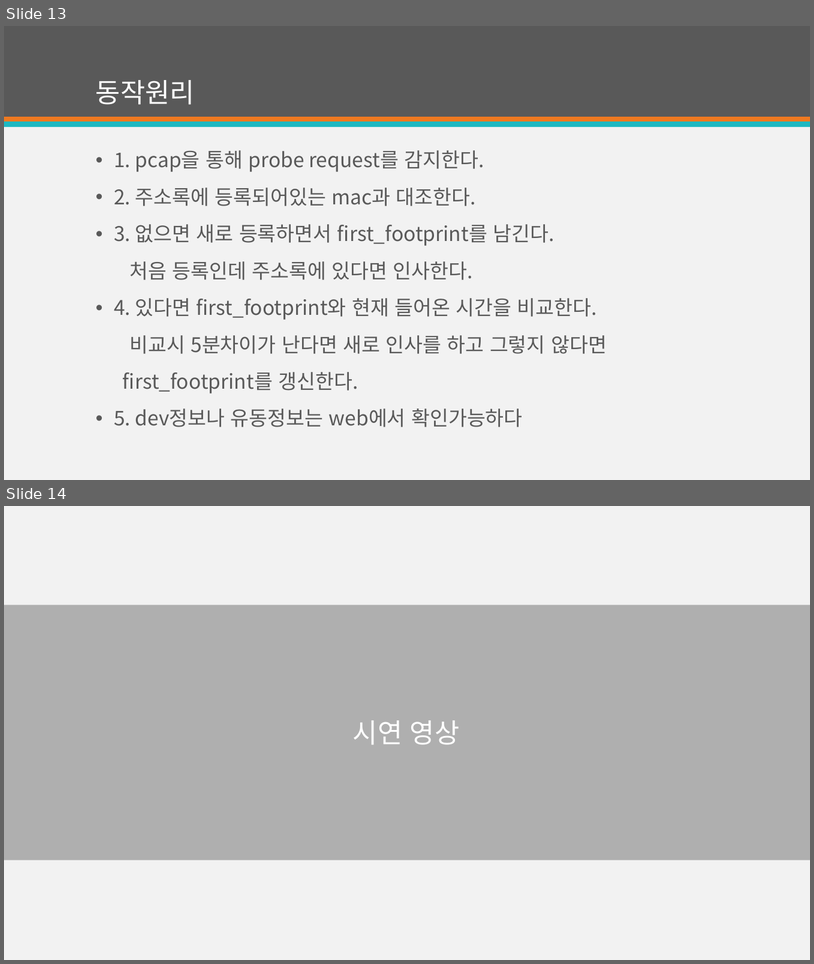
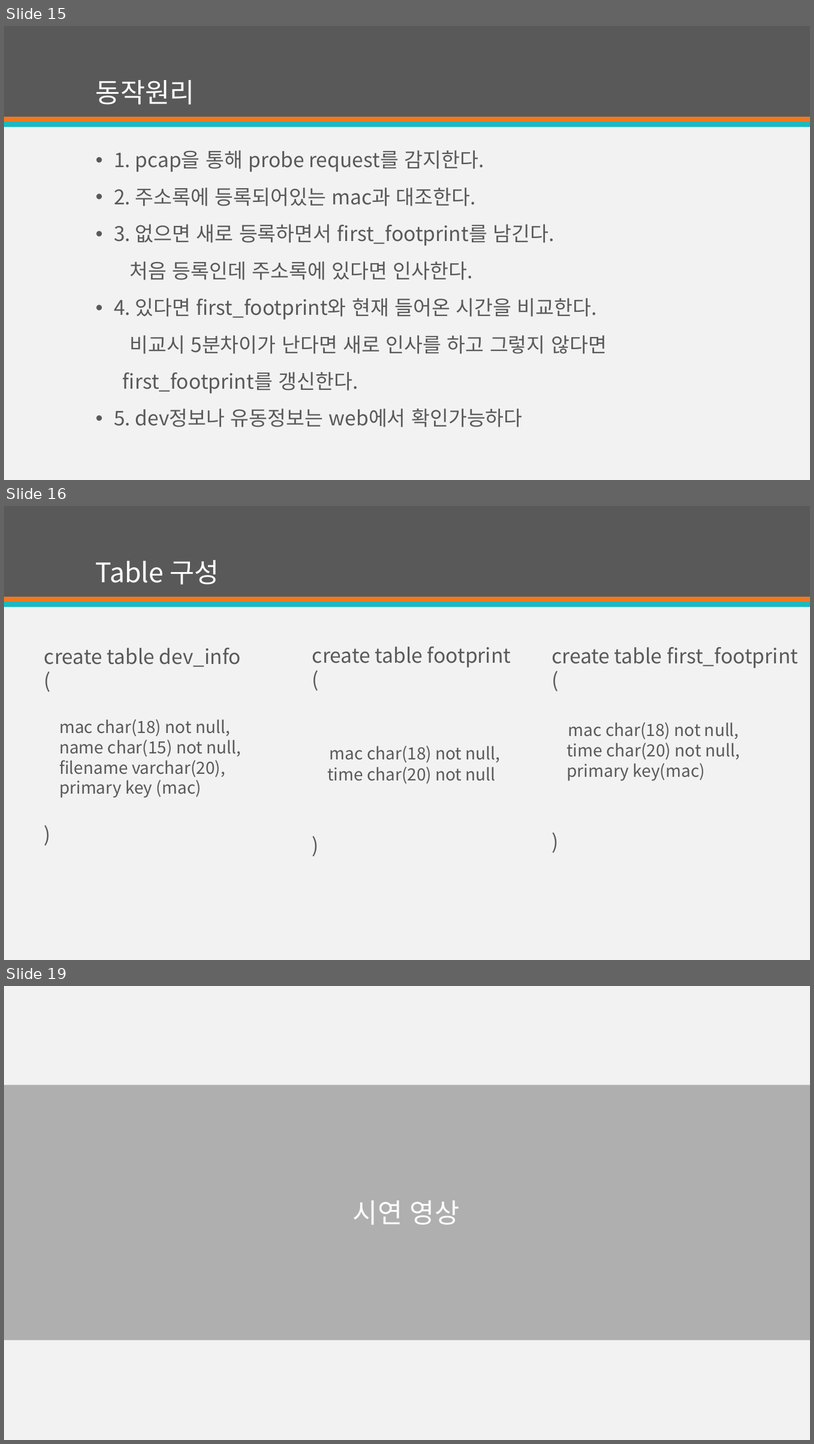
Before and after one commit to jungyoungho/Project_PPT, a slide deck: 개인프로젝트.pptx. Shown one above the other, each under a label of ours: slides 13 and 14 before the commit, slides 15, 16 and 19 after it; the slides between them are not shown. The pictures are 814x964 and 814x1444 pixels, drawn with LibreOffice and Linux fonts; fonts in the diff are those of the drawing. Boxes give left, top, right and bottom in pixels: in the first picture for what was removed or moved away, otherwise in the second. Text is boxed around its words. In the diff, an @@ line names an element or a change of style, - is before the commit and + after.

```diff
--- a/개인프로젝트.pptx
+++ b/개인프로젝트.pptx
@@ slide 16 added at [4, 506, 810, 960], background #F2F2F2; not listed: 3 template elements that a slide beside it also shows @@
@@ title added at [96, 560, 219, 585], 32 pt, text #FFFFFF @@
+Table 구성
@@ text added at [44, 648, 242, 798], 20 pt, text #595959 @@
+create table dev_info
+(
+mac char(18) not null,
+name char(15) not null,
+filename varchar(20),
+primary key (mac)
+)
@@ text added at [312, 646, 512, 784], 20 pt, text #595959 @@
+create table footprint
+(
+mac char(18) not null,
+time char(20) not null
+)
@@ text added at [552, 647, 798, 781], 20 pt, text #595959 @@
+create table first_footprint
+(
+mac char(18) not null,
+time char(20) not null,
+primary key(mac)
+)
@@ what was slide 13 is now slide 15 @@
@@ what was slide 14 is now slide 19 @@
```
Also in this commit, not shown: 2 slides changed, 4 other slides added, 1 slide removed.
